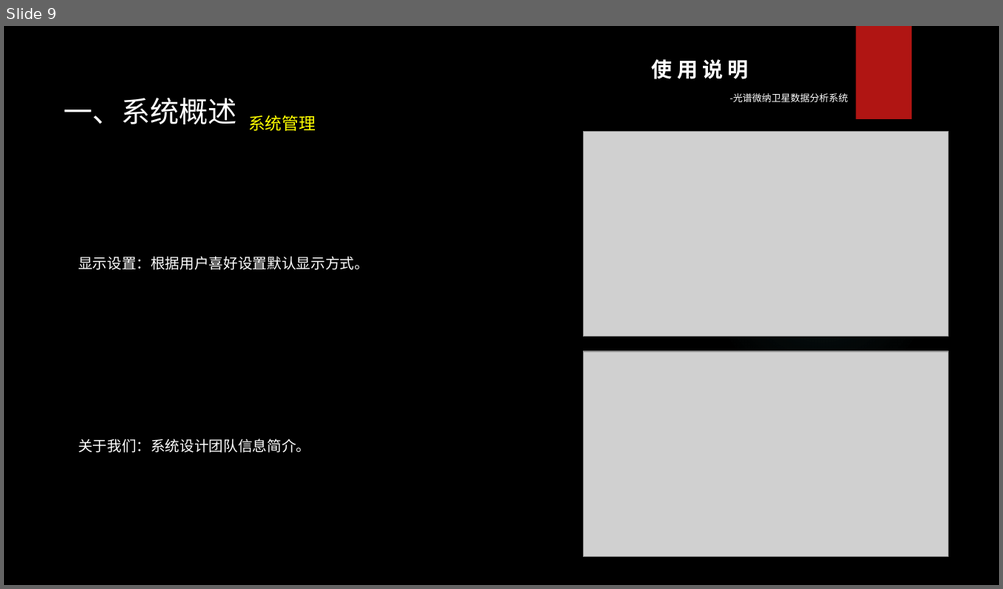
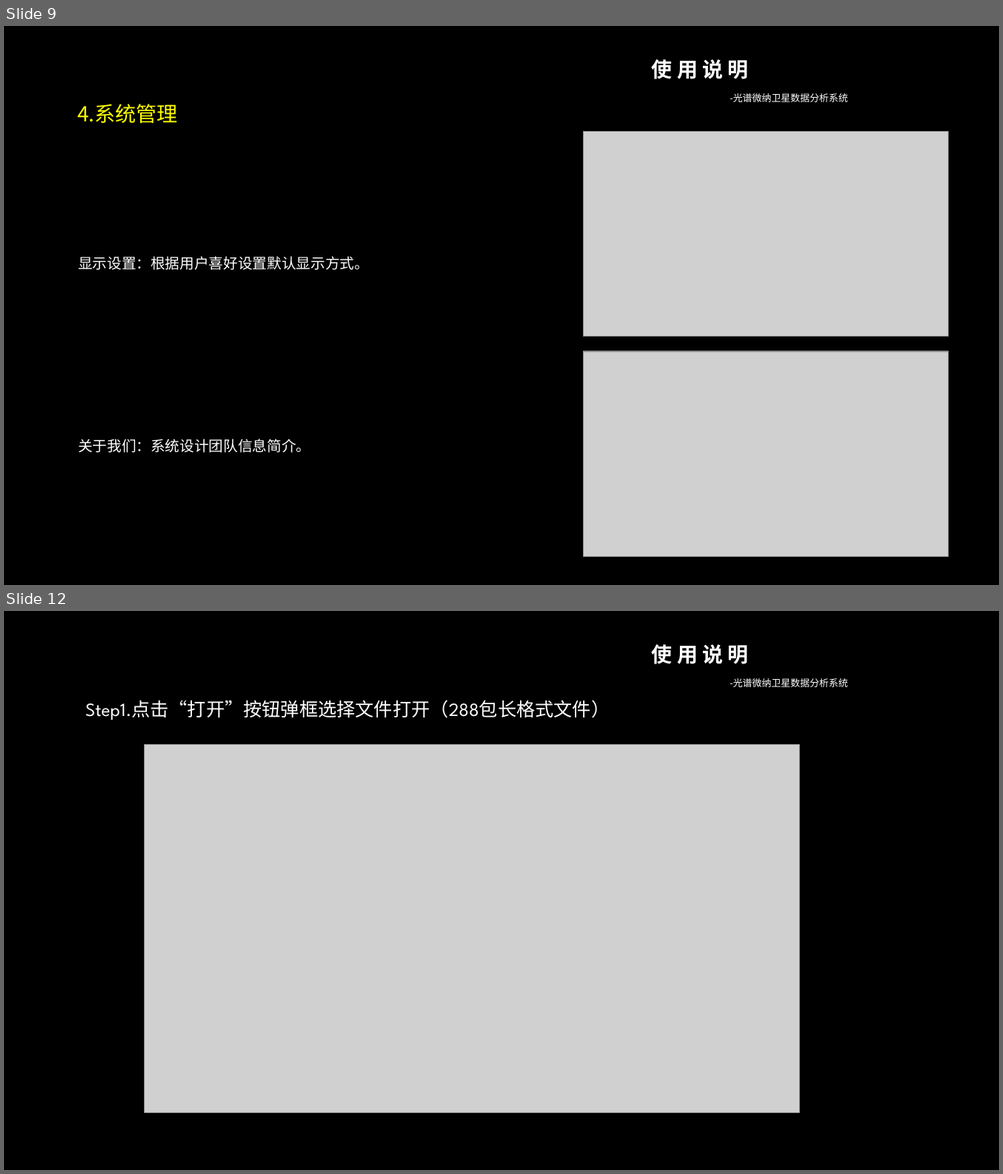
Before and after one commit to Levikov/Spectra, a slide deck: Spectra/image/Spectra使用说明&演示.pptx. Shown one above the other, each under a label of ours: slide 9 before the commit, slides 9 and 12 after it; the slides between them are not shown. The pictures are 1003x589 and 1003x1174 pixels, drawn with LibreOffice and Linux fonts; fonts in the diff are those of the drawing; grey boxes stand for pictures; background and template pictures are left out. Boxes give left, top, right and bottom in pixels: in the first picture for what was removed or moved away, otherwise in the second. Text is boxed around its words. In the diff, an @@ line names an element or a change of style, - is before the commit and + after.

```diff
--- a/Spectra/image/Spectra使用说明&演示.pptx
+++ b/Spectra/image/Spectra使用说明&演示.pptx
@@ slide 12 added at (4, 611, 999, 1170), background picture (left out); not listed: 1 template element that a slide beside it also shows @@
@@ text added at (85, 700, 609, 721), 18 pt, text #FFFFFF @@
+Step1.点击“打开”按钮弹框选择文件打开（288包长格式文件）
@@ picture added at (145, 744, 799, 1113) @@
@@ slide 9 changed as well @@
@@ rectangle removed at (855, 26, 911, 119) @@
@@ text at (77, 104, 178, 124): text changed; size 28 to 20 pt; text colour #FFFFFF to #FFFF00 @@
-一、系统概述 系统管理
+4.系统管理
```
Also in this commit, not shown: 8 other slides changed, 15 other slides added.
